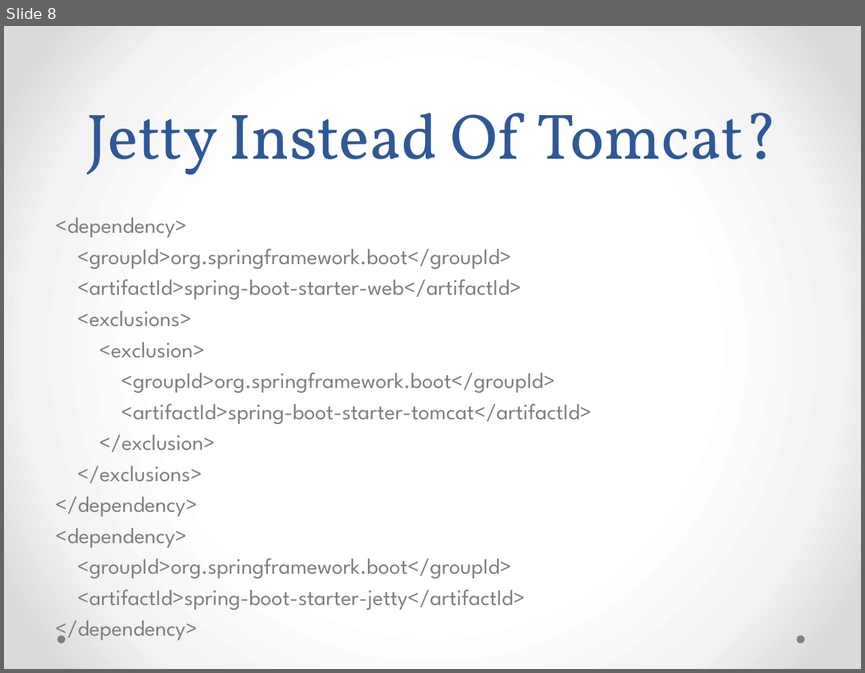
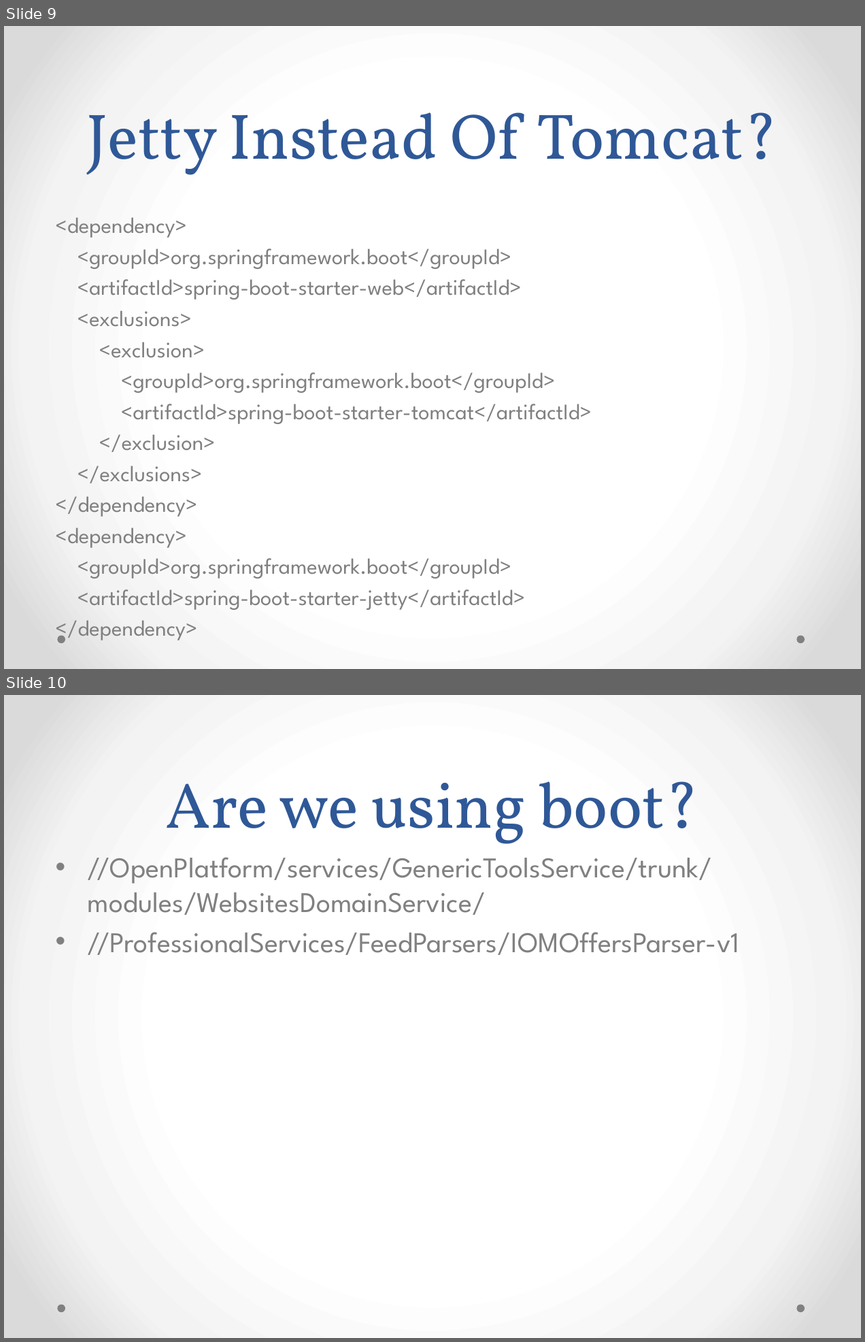
Before and after one commit to kondetibharat/SpringBootDemo, a slide deck: SpringBoot.pptx. Shown one above the other, each under a label of ours: slide 8 before the commit, slides 9 and 10 after it. The pictures are 865x673 and 865x1342 pixels, drawn with LibreOffice and Linux fonts; fonts in the diff are those of the drawing. Boxes give left, top, right and bottom in pixels: in the first picture for what was removed or moved away, otherwise in the second. Text is boxed around its words. In the diff, an @@ line names an element or a change of style, - is before the commit and + after.

Commit message:
Spring Boot Demo

```diff
--- a/SpringBoot.pptx
+++ b/SpringBoot.pptx
@@ slide 10 added at (x1=4, y1=695, x2=861, y2=1338), background gradient #FFFFFF to #F4F4F4 to #DADADA; not listed: 2 template elements that a slide beside it also shows @@
@@ title added at (x1=166, y1=781, x2=699, y2=844), 54 pt, text #2F5897 @@
+Are we using boot?
@@ text added at (x1=88, y1=857, x2=739, y2=955), 24 pt, text #808080 @@
+• //OpenPlatform/services/GenericToolsService/trunk/modules/WebsitesDomainService/
+• //ProfessionalServices/FeedParsers/IOMOffersParser-v1
@@ what was slide 8 is now slide 9 @@
```
Also in this commit, not shown: 2 slides changed, 1 other slide added.
